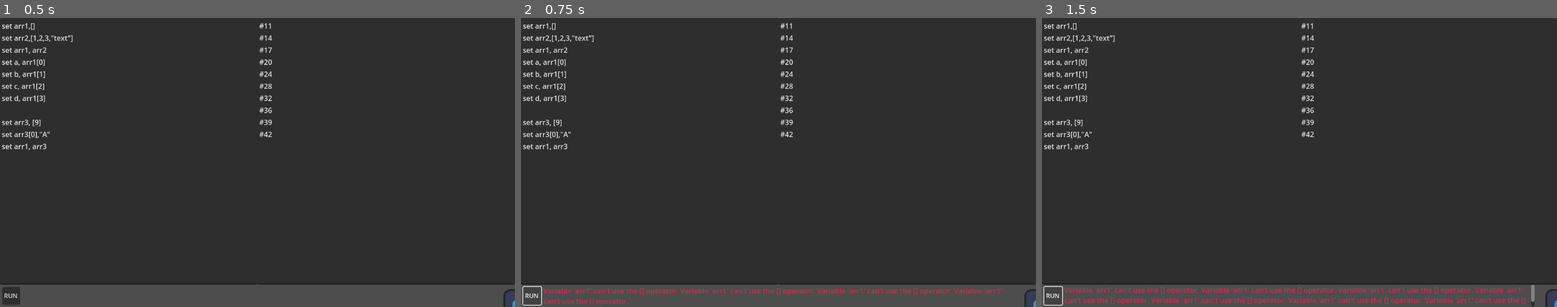
Above: before the commit, frames 1-3 (left to right).
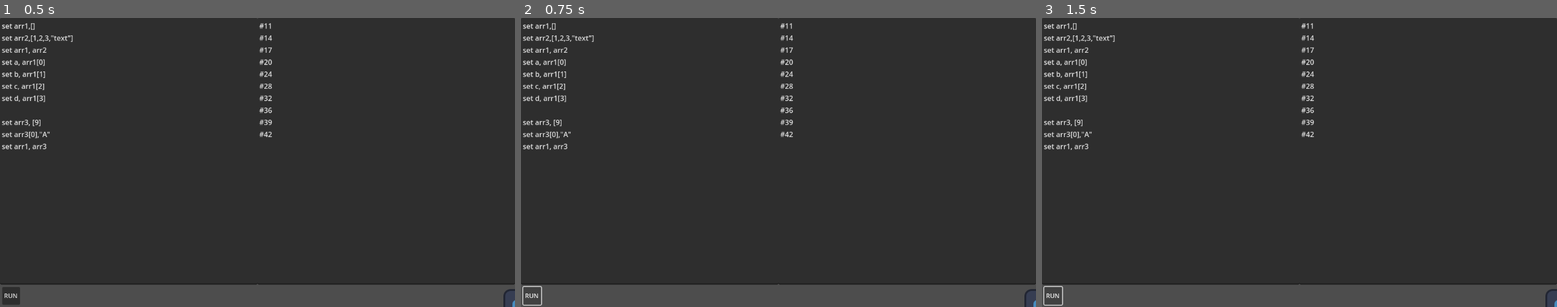
Above: after the commit, the same moments.

Repository: Lepakko-dev/tweenput
Game: Godot game, scene res://node.tscn
Same seed, same stepped clock (60 frames per second), same inputs: the game is played once before the commit and once after it. The engine's default icon, where the game draws it, is replaced by a stand-in: a white triangle on a blue panel in a dark square.
Inputs:
- Up to frame 1 (0.5 s): no input
- Up to frame 2 (0.75 s): click "RUN" at 0.5 s
- Up to frame 3 (1.5 s): tap Enter at 1.25 s

Frame 1 is identical in both runs. In frame 2, 0.8% of the frame differs, in the area x 4-94%, y 93-100%; in frame 3, 1.6%, in the area x 4-96%, y 92-100%.

Commit message:
Better SET instruction

Diff:
--- a/Tweenput/TweenputParser.gd
+++ b/Tweenput/TweenputParser.gd
@@ -1,8 +1,6 @@
 extends Node
 class_name TweenputParser
 ## Parses a text following the Tweenput grammar and turns it into an executable AST
-
-# TODO Maybe a way to see each step of the parsing?
 
 #region Grammar
 # Most lookarounds are there to avoid conflict with our language collapser or grammar rules.
@@ -359,23 +357,21 @@
 		var idx = _idx.value();
 		var container:Variant;
 		var method : Callable;
-		var method_name := _node.node_name;
+		var container_name := _node.node_name;
 		if ref_ctx: # Container is member of some object
 			if ref_ctx is Object:
-				if _node is LIdentifier: container = ref_ctx.get(method_name);
+				if _node is LIdentifier: container = ref_ctx.get(container_name);
 				else: container = null;
 			else: # Need to manually reflect
-				container = TweenputInstructions.reflect(ref_ctx,method_name).call();
-			if not container:
-				pass
+				container = TweenputInstructions.reflect(ref_ctx,container_name).call();
 		else: # Container is a true variable (managed by the parser)
-			container = _parser.variables.get(method_name);
+			container = _parser.variables.get(container_name);
 
 		method = TweenputInstructions.reflect(container,"[]");
 		if method.is_valid():
 			return method.call(container,idx);
 		else:
-			_parser.error_out.error("Variable '%s' can't use the [] operator."%method_name);
+			_parser.error_out.error("Variable '%s' can't use the [] operator."%container_name);
 			return null;
 
 @abstract class LUnary extends LVar:
--- a/Tweenput/tweenput_instructions.gd
+++ b/Tweenput/tweenput_instructions.gd
@@ -113,6 +113,7 @@
 	"to_lower":_to_lower,
 	"to_upper":_to_upper,
 	"[]":_string_arr,
+	"[]=":_string_arr_a,
 };
 static func _contains(ref:String, what:String)-> bool: return ref.contains(what);
 static func _erase(ref:String, position:int,chars:int=1)-> String: return ref.erase(position,chars);
@@ -127,48 +128,63 @@
 static func _to_lower(ref:String)-> String: return ref.to_lower();
 static func _to_upper(ref:String)-> String: return ref.to_upper();
 static func _string_arr(ref:String,idx:int)-> String: return ref[idx];
+static func _string_arr_a(ref:String,idx:int, value:String): ref[idx] = value;
 #endregion
 #region Vector2
 static var vector2_methods : Dictionary[String,Callable] = {
 	"[]":_vec2_arr,
+	"[]=":_vec2_arr_a,
 };
 static func _vec2_arr (ref:Vector2,idx:int)-> float: return ref[idx];
+static func _vec2_arr_a (ref:Vector2,idx:int,val:float): ref[idx] = val;
 #endregion
 #region Vector2i
 static var vector2i_methods : Dictionary[String,Callable] = {
 	"[]":_vec2i_arr,
+	"[]=":_vec2i_arr_a,
 };
 static func _vec2i_arr (ref:Vector2i,idx:int)-> int: return ref[idx];
+static func _vec2i_arr_a (ref:Vector2i,idx:int,val:int): ref[idx] = val;
 #endregion
 #region Vector3
 static var vector3_methods : Dictionary[String,Callable] = {
 	"[]":_vec3_arr,
+	"[]=":_vec3_arr_a,
 };
 static func _vec3_arr (ref:Vector3,idx:int)-> float: return ref[idx];
+static func _vec3_arr_a (ref:Vector3,idx:int,val:float): ref[idx] = val;
 #endregion
 #region Vector3i
 static var vector3i_methods : Dictionary[String,Callable] = {
 	"[]":_vec3i_arr,
+	"[]=":_vec3i_arr_a,
 };
 static func _vec3i_arr (ref:Vector3i,idx:int)-> int: return ref[idx];
+static func _vec3i_arr_a (ref:Vector3i,idx:int,val:int): ref[idx] = val;
 #endregion
 #region Vector4
 static var vector4_methods : Dictionary[String,Callable] = {
 	"[]":_vec4_arr,
+	"[]=":_vec4_arr_a,
 };
 static func _vec4_arr (ref:Vector4,idx:int)-> float: return ref[idx];
+static func _vec4_arr_a (ref:Vector4,idx:int,val:float): ref[idx] = val;
 #endregion
 #region Vector4i
 static var vector4i_methods : Dictionary[String,Callable] = {
 	"[]":_vec4i_arr,
+	"[]=":_vec4i_arr_a,
 };
 static func _vec4i_arr (ref:Vector4i,idx:int)-> int: return ref[idx];
+static func _vec4i_arr_a (ref:Vector4i,idx:int,val:int): ref[idx] = val;
 #endregion
 #region Color
 static var color_methods : Dictionary[String,Callable] = {
 	"[]":_color_arr,
+	"[]=":_color_arr_a,
 };
 static func _color_arr (ref:Color,idx:int)-> float: return ref[idx];
+static func _color_arr_a (ref:Color,idx:int,val:float): ref[idx] = val;
 #endregion
 #region Callable
 static var callable_methods : Dictionary[String,Callable] = {
@@ -193,65 +209,90 @@
 #region Array
 static var array_methods : Dictionary[String,Callable] = {
 	"[]":_array_arr,
+	"[]=":_array_arr_a,
 };
 static func _array_arr (ref:Array,idx:int)-> Variant: return ref.get(idx);
+static func _array_arr_a (ref:Array,idx:int,val:Variant): ref[idx] = val;
 #endregion
 #region Dictionary
 static var dict_methods : Dictionary[String,Callable] = {
 	"[]":_dict_arr,
+	"[]=":_dict_arr_a,
 };
 static func _dict_arr (ref:Dictionary,idx:Variant)-> Variant: return ref.get(idx);
+static func _dict_arr_a (ref:Dictionary,idx:Variant,val:Variant): ref[idx] = val;
 #endregion
 #region PackedArrays
 static var byte_arr_methods : Dictionary[String,Callable] = {
 	"[]":_pbyte_arr,
+	"[]=":_pbyte_arr_a,
 };
 static func _pbyte_arr (ref:PackedByteArray,idx:int)-> int: return ref.get(idx);
+static func _pbyte_arr_a (ref:PackedByteArray,idx:int,val:int): ref.set(idx,val);
 
 static var int32_arr_methods : Dictionary[String,Callable] = {
 	"[]":_pint32_arr,
+	"[]=":_pint32_arr_a,
 };
 static func _pint32_arr (ref:PackedInt32Array,idx:int)-> int: return ref.get(idx);
+static func _pint32_arr_a (ref:PackedInt32Array,idx:int,val:int): ref.set(idx,val);
 
 static var int64_arr_methods : Dictionary[String,Callable] = {
 	"[]":_pint64_arr,
+	"[]=":_pint64_arr_a,
 };
 static func _pint64_arr (ref:PackedInt64Array,idx:int)-> int: return ref.get(idx);
+static func _pint64_arr_a (ref:PackedInt64Array,idx:int,val:int): ref.set(idx,val);
 
 static var float32_arr_methods : Dictionary[String,Callable] = {
 	"[]":_pfloat32_arr,
+	"[]=":_pfloat32_arr_a,
 };
 static func _pfloat32_arr (ref:PackedFloat32Array,idx:int)-> float: return ref.get(idx);
+static func _pfloat32_arr_a (ref:PackedFloat32Array,idx:int,val:float): ref.set(idx,val);
 
 static var float64_arr_methods : Dictionary[String,Callable] = {
 	"[]":_pfloat64_arr,
+	"[]=":_pfloat64_arr_a,
 };
 static func _pfloat64_arr (ref:PackedFloat64Array,idx:int)-> float: return ref.get(idx);
+static func _pfloat64_arr_a (ref:PackedFloat64Array,idx:int,val:float): ref.set(idx,val);
 
 static var string_arr_methods : Dictionary[String,Callable] = {
 	"[]":_pstring_arr,
+	"[]=":_pstring_arr_a,
 };
 static func _pstring_arr (ref:PackedStringArray,idx:int)-> String: return ref.get(idx);
+static func _pstring_arr_a (ref:PackedStringArray,idx:int,val:String): ref.set(idx,val);
 
 static var vector2_arr_methods : Dictionary[String,Callable] = {
 	"[]":_pv2_arr,
+	"[]=":_pv2_arr_a,
 };
 static func _pv2_arr (ref:PackedVector2Array,idx:int)-> Vector2: return ref.get(idx);
+static func _pv2_arr_a (ref:PackedVector2Array,idx:int,val:Vector2): ref.set(idx,val);
 
 static var vector3_arr_methods : Dictionary[String,Callable] = {
 	"[]":_pv3_arr,
+	"[]=":_pv3_arr_a,
 };
 static func _pv3_arr (ref:PackedVector3Array,idx:int)-> Vector3: return ref.get(idx);
+static func _pv3_arr_a (ref:PackedVector3Array,idx:int,val:Vector3): ref.set(idx,val);
 
 static var color_arr_methods : Dictionary[String,Callable] = {
 	"[]":_pcolor_arr,
+	"[]=":_pcolor_arr_a,
 };
 static func _pcolor_arr (ref:PackedColorArray,idx:int)-> Color: return ref.get(idx);
+static func _pcolor_arr_a (ref:PackedColorArray,idx:int,val:Color): ref.set(idx,val);
+
 
 static var vector4_arr_methods : Dictionary[String,Callable] = {
 	"[]":_pv4_arr,
+	"[]=":_pv4_arr_a,
 };
 static func _pv4_arr (ref:PackedVector4Array,idx:int)-> Vector4: return ref.get(idx);
+static func _pv4_arr_a (ref:PackedVector4Array,idx:int,val:Vector4): ref.set(idx,val);
 #endregion
 
 static func construct(type:String) -> Callable:
--- a/Tweenput/tweenterpreter.gd
+++ b/Tweenput/tweenterpreter.gd
@@ -2,8 +2,6 @@
 extends Node
 class_name Tweenterpreter
 ## Handles and run Tweenput code
-
-#TODO: Maybe create here the logger and pass it to the parser later?
 
 var parser: TweenputParser;
 var twc : TimeWindowController;
@@ -168,18 +166,59 @@
 	var var_name : String = id.node_name;
 	var value = expr.value();
 
-	var ref := id;
-	while ref and (ref is not TweenputParser.LIdentifier):
-		ref = null;
-
-	#if id is TweenputParser.LDeReference:
-		#var path := var_name.split('.',false);
-		#var ref : Object = parser.variables[path[0]] as Object;
-		#for i in range(1,path.size()-1): ref = (ref as Object).get(path[i]);
-		#ref.set(path[path.size()-1],value);
-		##...
-	#else:
-		#parser.variables[var_name] = value;
+	# Finding leaf node
+	var leaf := id;
+	var must_dereference := false;
+	if leaf is TweenputParser.LDeReference:
+		leaf = leaf.b;
+		must_dereference = true;
+	elif leaf is TweenputParser.LBinOp:
+		push_error("Tweenput: SET -> Cannot assign a value to a volatile expression.");
+		return;
+	if leaf is TweenputParser.LMethodCall:
+		push_error("Tweenput: SET -> Cannot assign a value to a method call.");
+		return;
+
+
+	if must_dereference:
+		id.value(); # Force update value of variable 'ref_ctx'
+		var ref : Variant = (leaf as TweenputParser.LVar).ref_ctx;
+		if leaf is TweenputParser.LIdentifier:
+			ref.set(leaf.node_name,value);
+		elif leaf is TweenputParser.LArrayAccess:
+			var cont_name : String = leaf._node.node_name;
+			var container : Variant;
+			var idx : Variant = leaf._idx.value();
+			if ref is Object:
+				if leaf._node is TweenputParser.LIdentifier:
+					container = ref.get(cont_name);
+			else: # Need to manually reflect
+				container = TweenputInstructions.reflect(ref,cont_name).call();
+			if not container:
+				push_error("Couldn't retrieve container '%s' for operator []."%cont_name);
+				return;
+			var method := TweenputInstructions.reflect(container,"[]=");
+			if method.is_valid():
+				method.call(container,idx,value);
+			else:
+				push_error("Variable '%s' can't use the [] operator."%cont_name);
+				return;
+			var_name = cont_name+"[%s]"%idx;
+	else: # No de-referencing
+		if leaf is TweenputParser.LIdentifier:
+			parser.variables.set(leaf.node_name,value);
+		elif leaf is TweenputParser.LArrayAccess:
+			var cont_name : String = leaf._node.node_name;
+			var container : Variant = parser.variables.get(cont_name);
+			var idx : Variant = leaf._idx.value();
+			var method := TweenputInstructions.reflect(container,"[]=");
+			if method.is_valid():
+				method.call(container,idx,value);
+			else:
+				push_error("Variable '%s' can't use the [] operator."%cont_name);
+				return;
+			var_name = cont_name+"[%s]"%idx;
+
 	print("SET %s , %s"%[var_name,value]);
 
 func SWAP(a:TweenputParser.LangNode,b:TweenputParser.LangNode):
